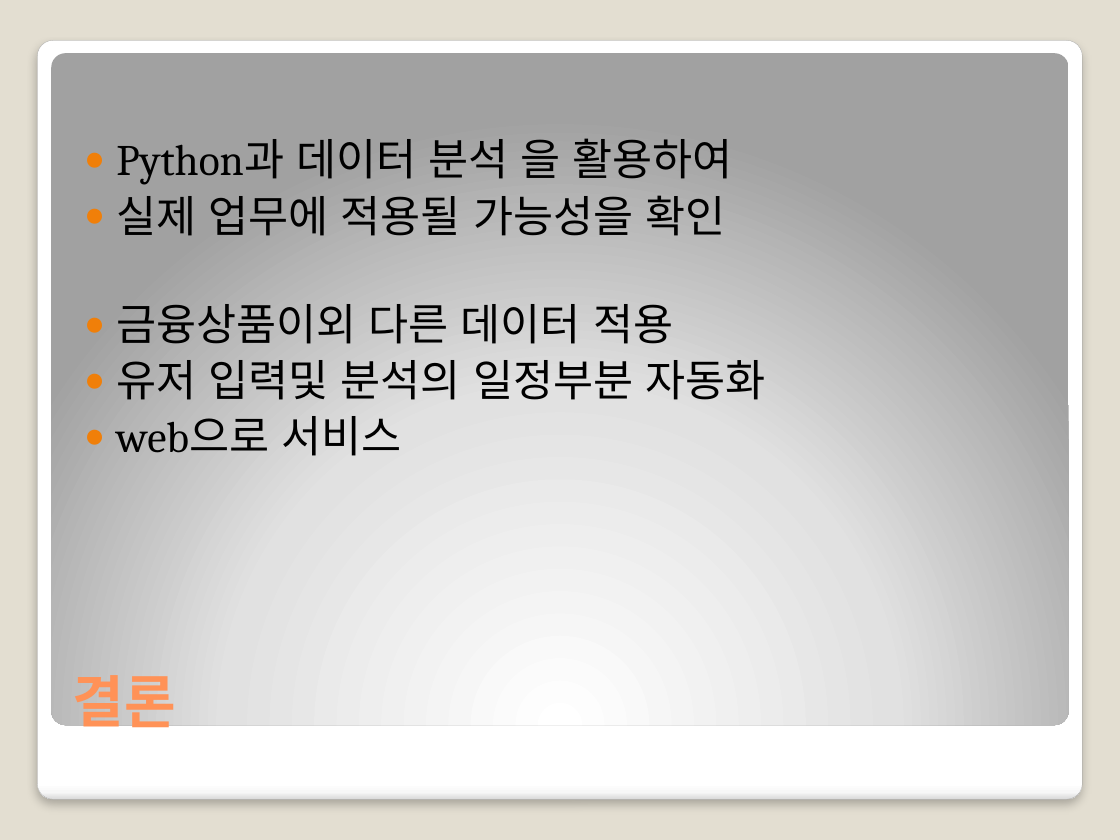
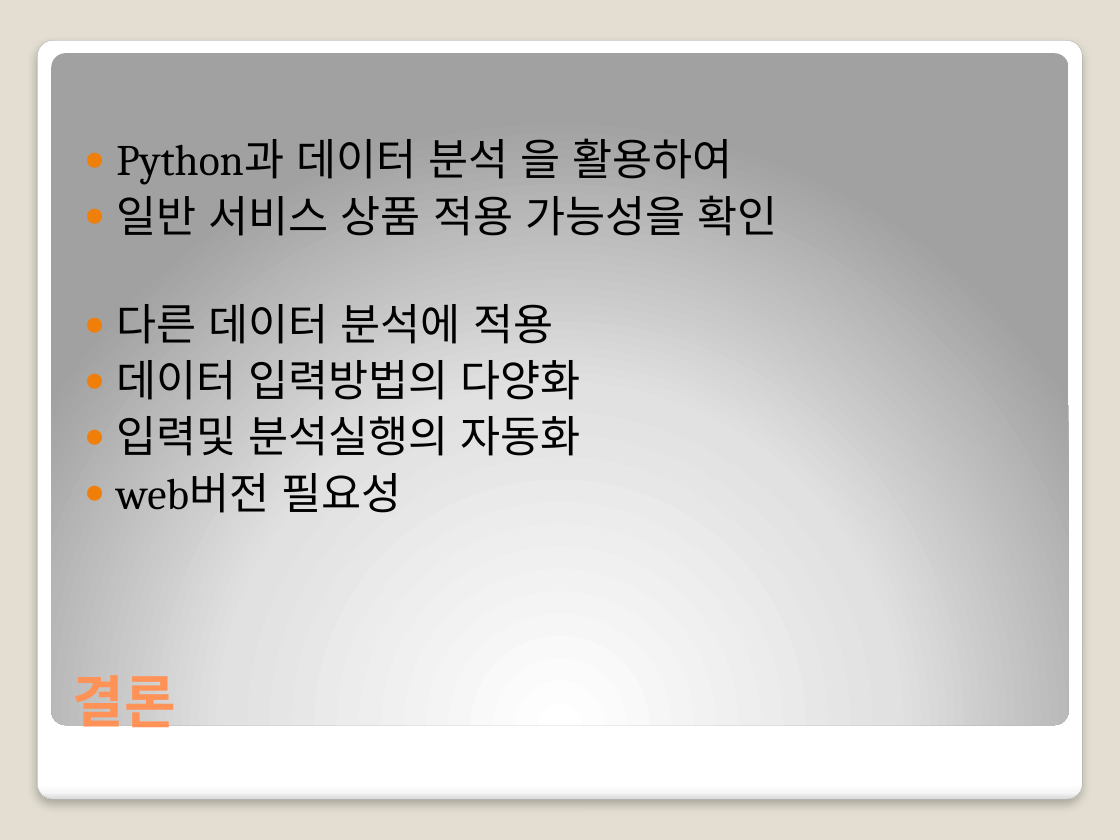
Before and after one commit to nbvc1003/stockAnalyst, a slide deck: slide 12 of 중간프로젝트2차_금융상품 분석툴20191224.pptx (slide 11 before the commit). Drawn at 1120x840 pixels with LibreOffice and Linux fonts; fonts in the diff are those of the drawing. Boxes give left, top, right and bottom in pixels: in the first picture for what was removed or moved away, otherwise in the second. Text is boxed around its words. In the diff, an @@ line names an element or a change of style, - is before the commit and + after.

```diff
--- a/중간프로젝트2차_금융상품 분석툴20191224.pptx
+++ b/중간프로젝트2차_금융상품 분석툴20191224.pptx
@@ text at bbox=[116, 195, 777, 513]: text changed @@
-● 실제 업무에 적용될 가능성을 확인
-● 금융상품이외 다른 데이터 적용
-● 유저 입력및 분석의 일정부분 자동화
-● web으로 서비스
+● 일반 서비스 상품 적용 가능성을 확인
+● 다른 데이터 분석에 적용
+● 데이터 입력방법의 다양화
+● 입력및 분석실행의 자동화
+● web버전 필요성
```
Also in this commit, not shown: 3 other slides changed, 1 slide added.
